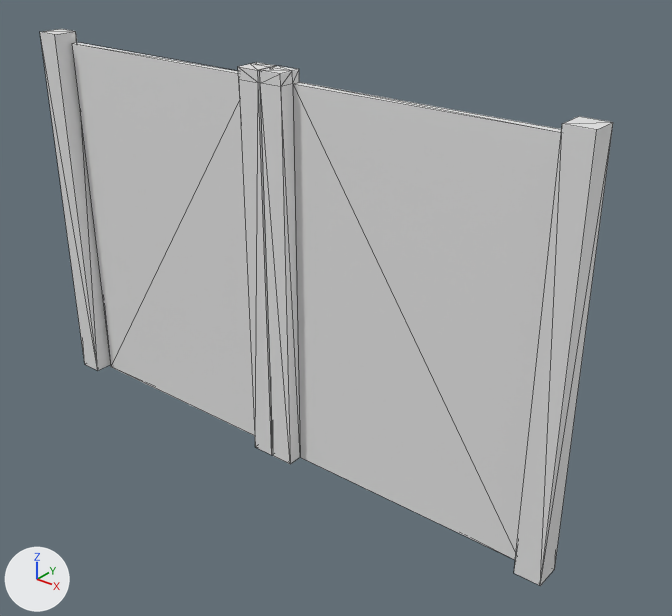
The COLLADA model art/animation/mechanical/hasmo_wall_gate_closed.dae as it was, and as the next commit left it.
Camera for both pictures: a 50 mm lens placed at (13.07, -14.17, 13.18), pointed at (1.24, 0.62, 4.01). Arrows for +X, +Y and +Z are at lower left; the lights stay in place. The picture after the commit comes second. Mesh edges are drawn as thin lines. Materials are left out; every surface is plain grey.

The first picture shows 'gate'.
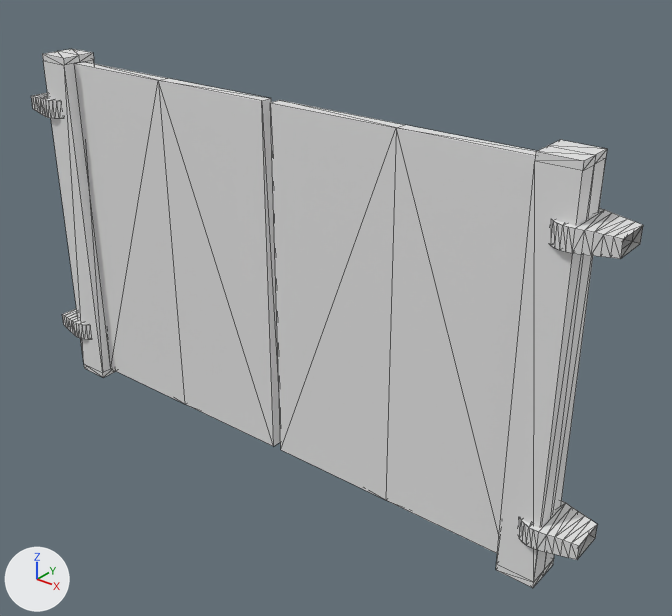
The change, as JSON lines over the scene's bpy script:
```json
{"block": "me_hasmo_gate_door_012", "where": "# used by ob_gate; location = (0.0, 0.0, 0.0)"}
{"op": "remove", "block": "me_hasmo_gate_door_012", "code": "me_hasmo_gate_door_012.from_pydata(...)  # 60 vertices, 104 faces; spans x -7.26..7.26, y -0.35..0.26, z -0.01..9.31"}
{"op": "add", "block": "me_hasmo_gate_door_012", "code": "me_hasmo_gate_door_012.from_pydata(...)  # 304 vertices, 568 faces; spans x -7.95..7.95, y -0.57..0.59, z -0.04..8.81"}
{"block": "me_hasmo_gate_door_012", "change": "me_hasmo_gate_door_012 part 1: the loose piece of 22 vertices spanning x -6.59..-0.03, y -0.32..0.25, z -0.01..9.31 is rebuilt with 12 vertices and now spans x -6.32..-0.12, y -0.15..0.15, z 0.11..8.63"}
{"block": "me_hasmo_gate_door_012", "change": "me_hasmo_gate_door_012 part 2: the loose piece of 22 vertices spanning x 0.03..6.58, y -0.32..0.25, z -0.01..9.31 is rebuilt with 12 vertices and now spans x 0.12..6.32, y -0.15..0.15, z 0.11..8.63"}
{"block": "me_hasmo_gate_door_012", "change": "me_hasmo_gate_door_012 part 3: the loose piece of 8 vertices spanning x 6.67..7.26, y -0.35..0.26, z 0.01..9.31 is rebuilt with 24 vertices and now spans x 6.3..7.15, y -0.45..0.44, z -0.04..8.81"}
{"block": "me_hasmo_gate_door_012", "change": "me_hasmo_gate_door_012 part 4: the loose piece of 8 vertices spanning x -7.26..-6.66, y -0.35..0.26, z 0.01..9.31 is rebuilt with 24 vertices and now spans x -7.15..-6.3, y -0.45..0.44, z -0.04..8.81"}
{"block": "me_hasmo_gate_door_012", "change": "me_hasmo_gate_door_012 part 5: a new loose piece of 58 vertices spanning x -7.95..-6.5, y -0.57..0.59, z 7.26..7.71"}
{"block": "me_hasmo_gate_door_012", "change": "me_hasmo_gate_door_012 part 6: a new loose piece of 58 vertices spanning x -7.95..-6.5, y -0.57..0.59, z 1.03..1.47"}
{"block": "me_hasmo_gate_door_012", "change": "me_hasmo_gate_door_012 part 7: a new loose piece of 58 vertices spanning x 6.5..7.95, y -0.57..0.59, z 7.26..7.71"}
{"block": "me_hasmo_gate_door_012", "change": "me_hasmo_gate_door_012 part 8: a new loose piece of 58 vertices spanning x 6.5..7.95, y -0.57..0.59, z 1.03..1.47"}
```

Changed parts and their boxes (x1, y1, x2, y2) in the pictures (672 x 616 px):
```json
{"object": "gate", "change": "reshaped", "before": [40, 29, 613, 586], "after": [31, 49, 643, 588], "on screen": "7% wider"}
{"part": 1, "of": "me_hasmo_gate_door_012", "change": "rebuilt", "before": [72, 43, 276, 455], "after": [75, 62, 280, 446], "on screen": "7% shorter"}
{"part": 2, "of": "me_hasmo_gate_door_012", "change": "rebuilt", "before": [260, 66, 561, 560], "after": [270, 100, 536, 553], "on screen": "12% narrower, 8% shorter"}
{"part": 3, "of": "me_hasmo_gate_door_012", "change": "rebuilt", "before": [514, 116, 613, 586], "after": [496, 140, 607, 588], "on screen": "12% wider"}
{"part": 4, "of": "me_hasmo_gate_door_012", "change": "rebuilt", "before": [40, 29, 110, 370], "after": [42, 49, 116, 378]}
{"part": 5, "of": "me_hasmo_gate_door_012", "change": "added", "after": [31, 93, 61, 119]}
{"part": 6, "of": "me_hasmo_gate_door_012", "change": "added", "after": [62, 309, 90, 340]}
{"part": 7, "of": "me_hasmo_gate_door_012", "change": "added", "after": [550, 208, 643, 259]}
{"part": 8, "of": "me_hasmo_gate_door_012", "change": "added", "after": [518, 501, 598, 560]}
```
